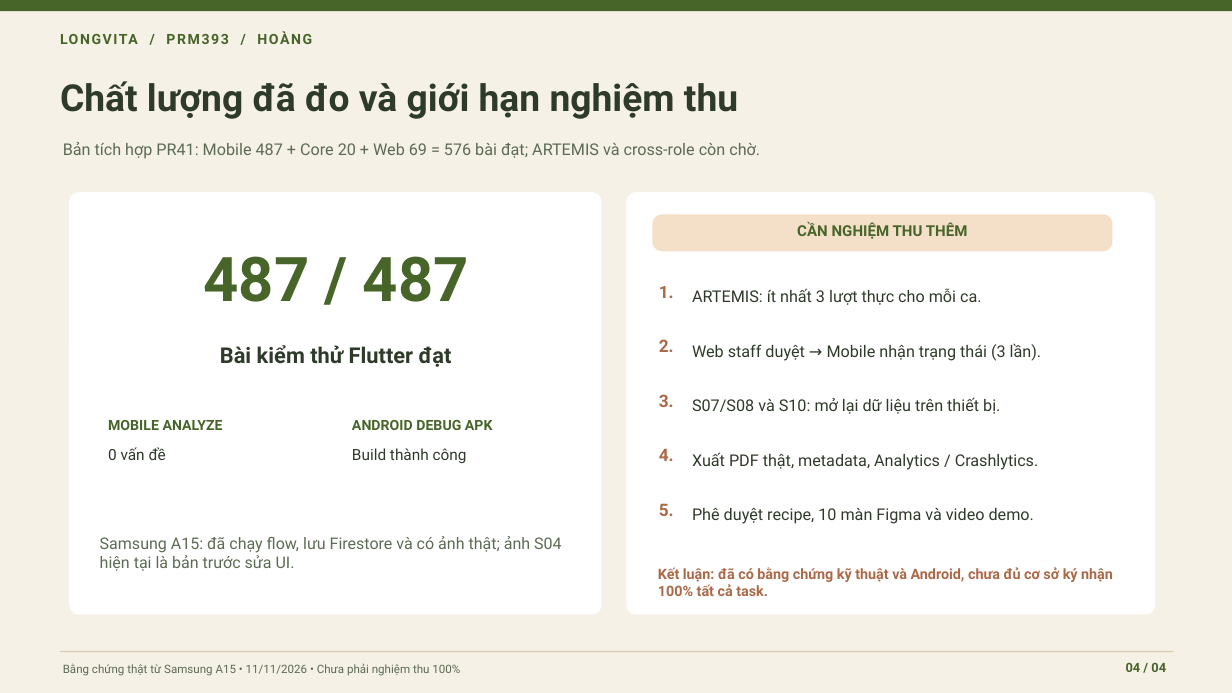
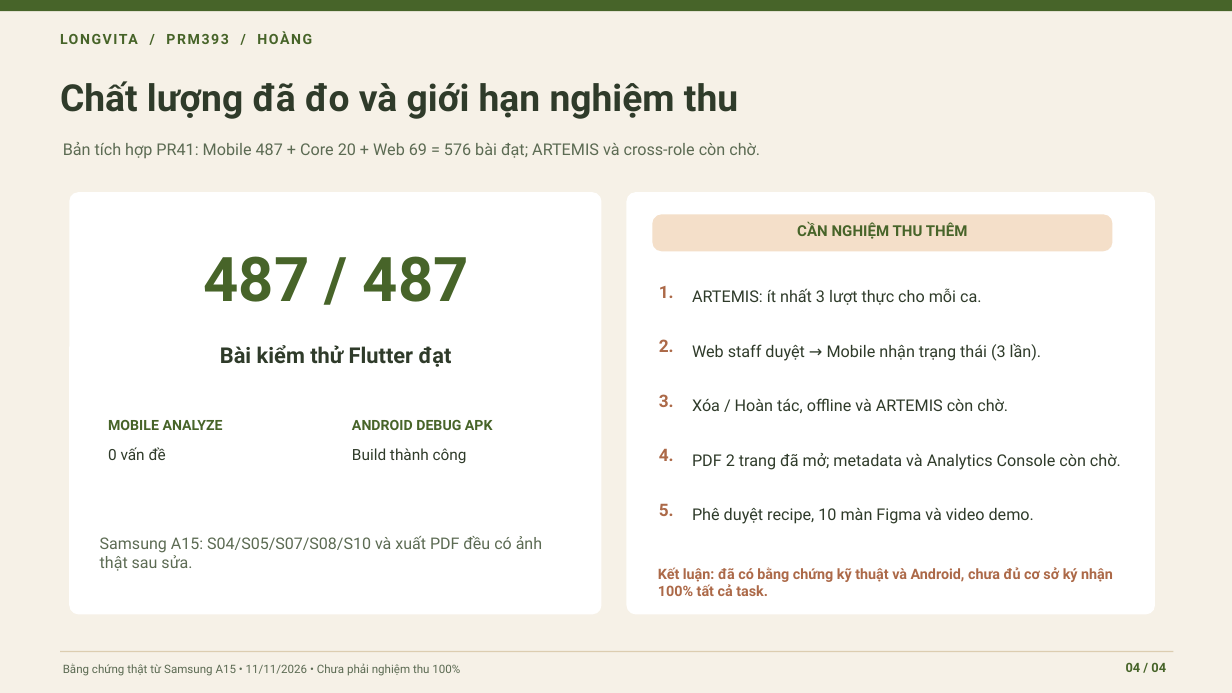
Before and after one commit to ruxenb/LongvitaRC, a slide deck: slide 4 of slides/Longvita_Hoang_4_Slides_Verified_20261111.pptx. Drawn at 1232x693 pixels with LibreOffice and Linux fonts; fonts in the diff are those of the drawing. Boxes give left, top, right and bottom in pixels: in the first picture for what was removed or moved away, otherwise in the second. Text is boxed around its words. In the diff, an @@ line names an element or a change of style, - is before the commit and + after.

```diff
--- a/slides/Longvita_Hoang_4_Slides_Verified_20261111.pptx
+++ b/slides/Longvita_Hoang_4_Slides_Verified_20261111.pptx
@@ text at (692, 398, 1008, 413): text changed @@
-S07/S08 và S10: mở lại dữ liệu trên thiết bị.
+Xóa / Hoàn tác, offline và ARTEMIS còn chờ.
@@ text at (692, 453, 1121, 470): text changed @@
-Xuất PDF thật, metadata, Analytics / Crashlytics.
+PDF 2 trang đã mở; metadata và Analytics Console còn chờ.
@@ text at (100, 536, 542, 571): text changed @@
-Samsung A15: đã chạy flow, lưu Firestore và có ảnh thật; ảnh S04 hiện tại là bản trước sửa UI.
+Samsung A15: S04/S05/S07/S08/S10 và xuất PDF đều có ảnh thật sau sửa.
```
Also in this commit, not shown: 1 other slide changed, 20 other files.
